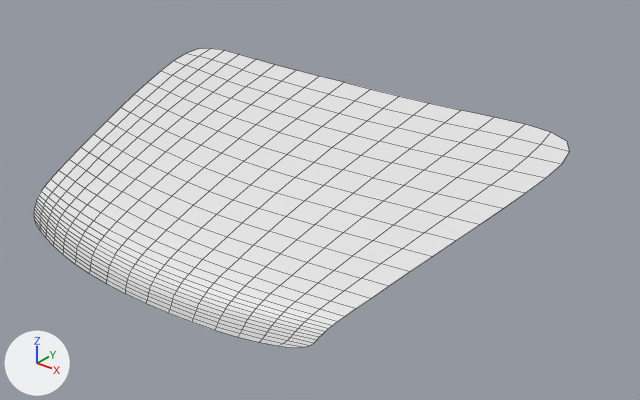
An edit to the Blender file Opel_Astra_H.blend, drawn before and after from the same camera.
Both versions are drawn from a 50 mm lens placed at (3.0, -5.45, 2.18), pointed at (0.26, -2.03, 0.06). Lighting does not change. The marker at lower left points along +X, +Y and +Z. Mesh edges are drawn as thin lines.
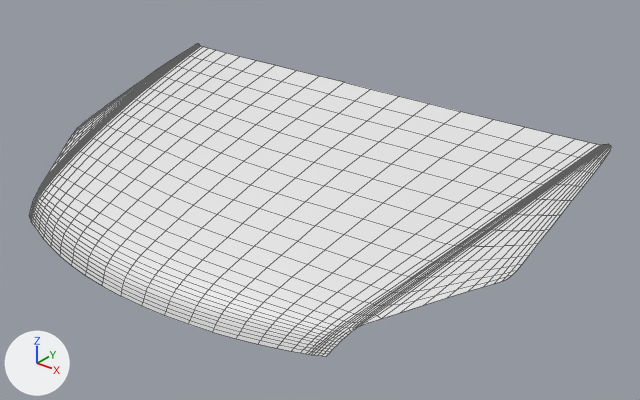
Where the change shows, as pixel boxes (x1, y1, x2, y2) in the pictures (640 x 400 px):
'Plane', reshaped (9% wider)
    before: (34, 48, 569, 348)
    after: (29, 44, 611, 356)

The edits, one by one:
me_plane is used by ob_plane; location (-0.031, -2.447, 0.0).
me_plane had 21 vertices, 12 faces and spanned x 0.0..1.49, y -0.75..1.27, z -0.11..0.53.
me_plane now has 36 vertices, 24 faces and spans x 0.0..1.55, y -0.78..1.29, z -0.11..0.53.
Part 1, on me_plane:
14 vertices move from x 0.0..1.49, y -0.75..1.27, z -0.11..0.46 to x 0.0..1.48, y -0.78..1.27, z -0.11..0.41.
15 vertices are added at x 1.08..1.55, y -0.52..1.29, z -0.1..0.42.
12 new faces join them.
